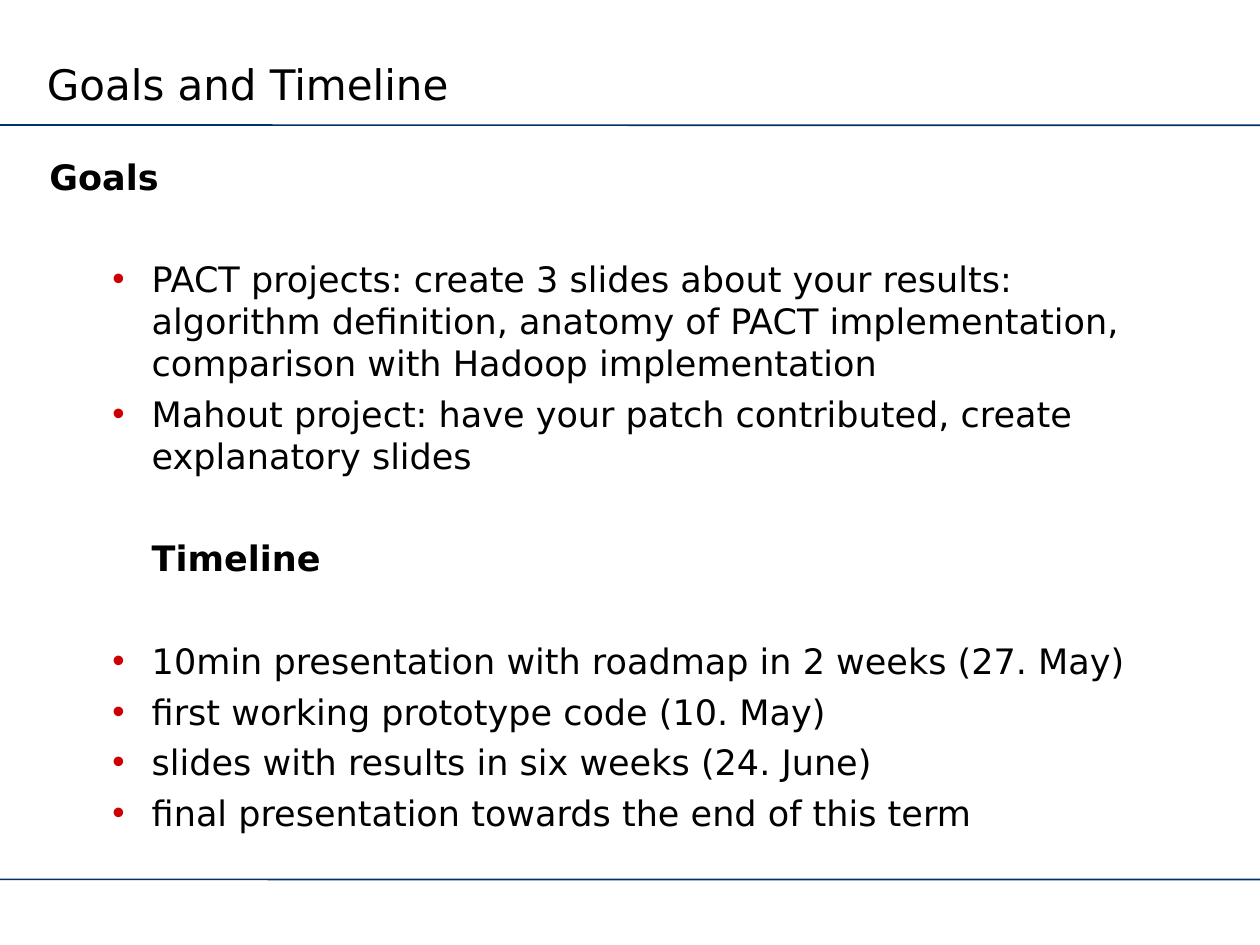
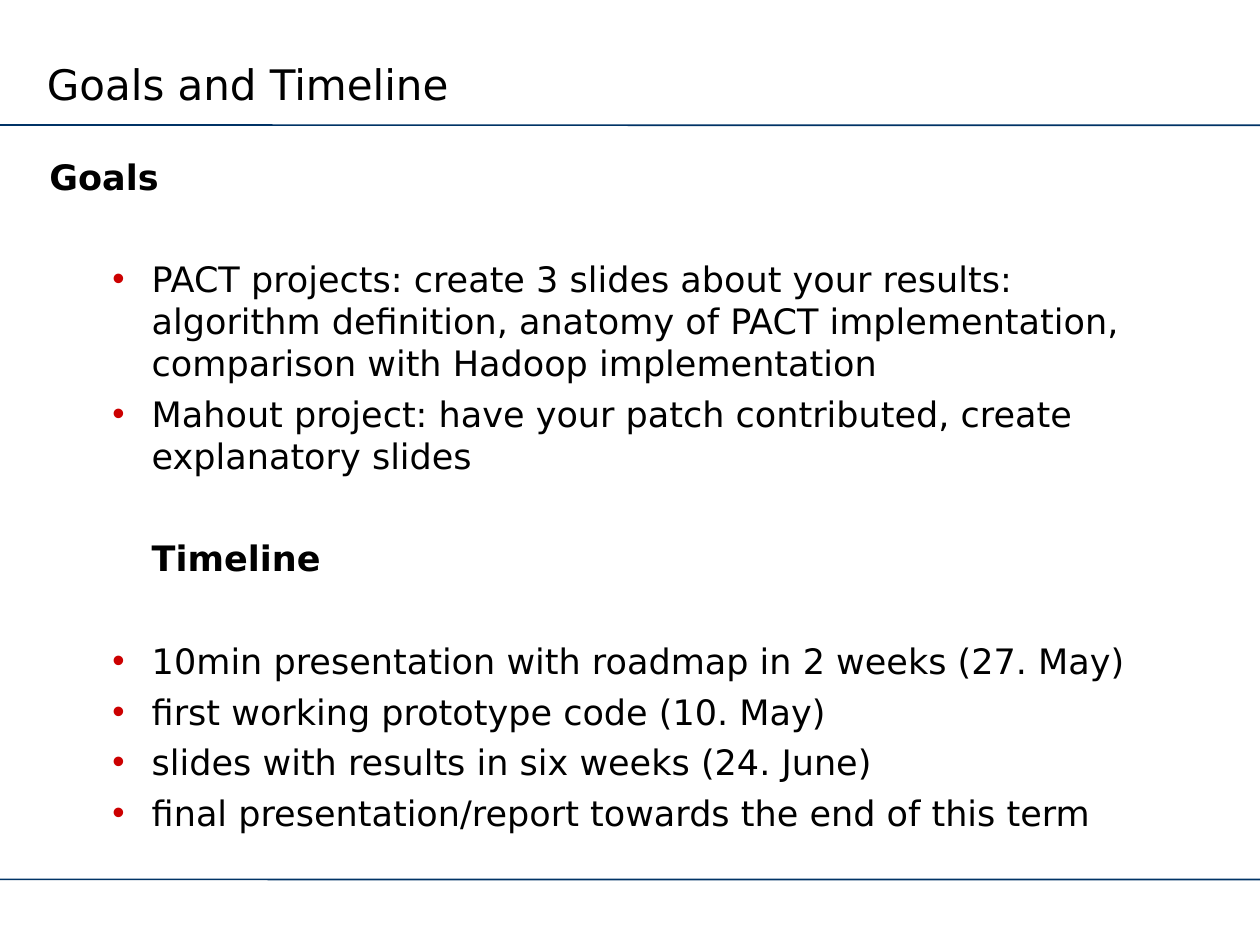
Before and after one commit to MaineC/aim3-tu-berlin, a slide deck: slide 9 of slides/projects/suggestions.odp (slide 8 before the commit). Drawn at 1260x945 pixels with LibreOffice and Linux fonts; fonts in the diff are those of the drawing; background and template pictures are left out. Boxes give left, top, right and bottom in pixels: in the first picture for what was removed or moved away, otherwise in the second. Text is boxed around its words. In the diff, an @@ line names an element or a change of style, - is before the commit and + after.

```diff
--- a/slides/projects/suggestions.odp
+++ b/slides/projects/suggestions.odp
@@ text at [152, 799, 1090, 834]: text changed @@
-  • final presentation towards the end of this term
+  • final presentation/report towards the end of this term
```
Also in this commit, not shown: 1 other slide changed, 1 slide added, 1 other file.
